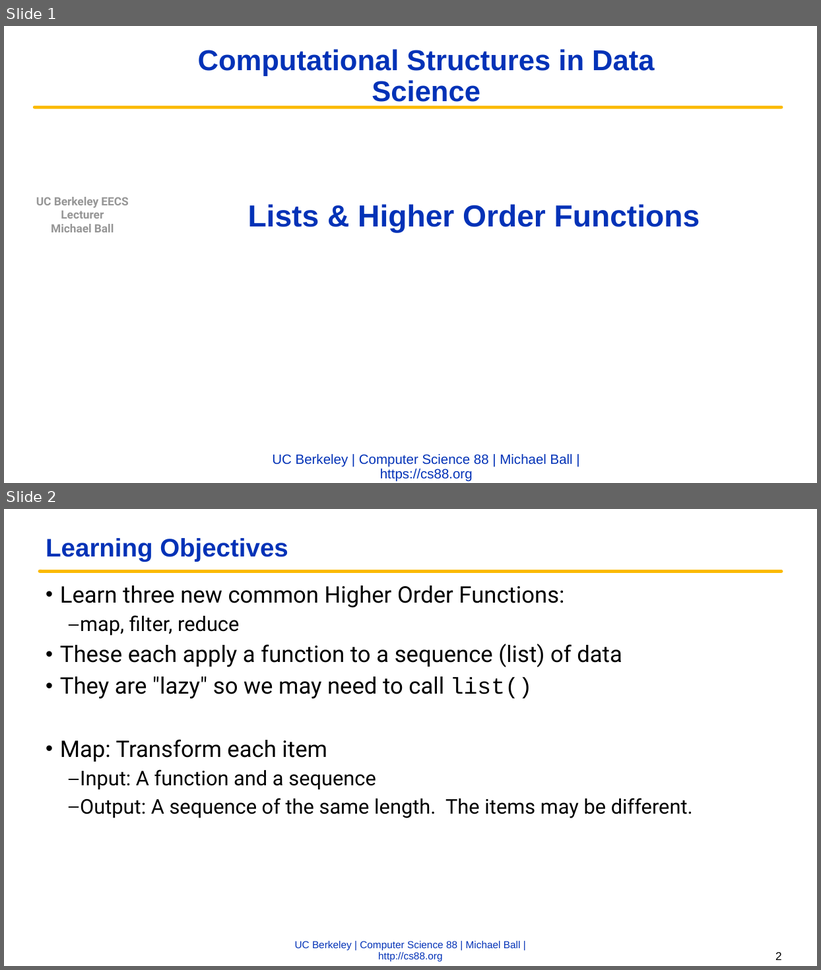
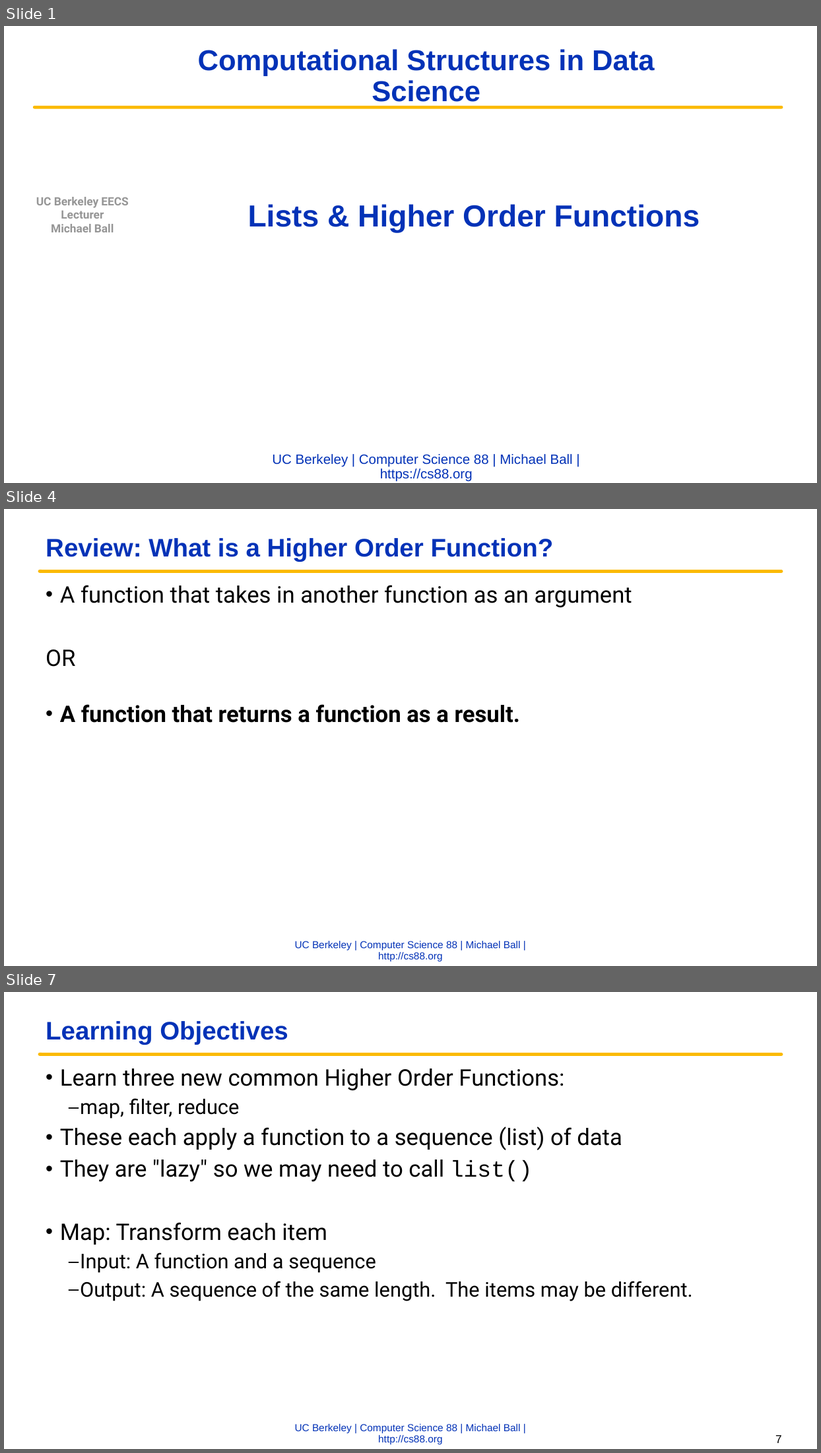
Before and after one commit to cs88-website/fa22, a slide deck: assets/slides/fa22/06-Lists_HOFs.pptx. Shown one above the other, each under a label of ours: slides 1 and 2 before the commit, slides 1, 4 and 7 after it; the slides between them are not shown. The pictures are 821x970 and 821x1453 pixels, drawn with LibreOffice and Linux fonts; fonts in the diff are those of the drawing; background and template pictures are left out. Boxes give left, top, right and bottom in pixels: in the first picture for what was removed or moved away, otherwise in the second. Text is boxed around its words. In the diff, an @@ line names an element or a change of style, - is before the commit and + after.

```diff
--- a/assets/slides/fa22/06-Lists_HOFs.pptx
+++ b/assets/slides/fa22/06-Lists_HOFs.pptx
@@ slide 4 added at (x1=4, y1=509, x2=817, y2=966), background #FFFFFF; not listed: 2 template elements that a slide beside it also shows @@
@@ title added at (x1=46, y1=538, x2=554, y2=562), 30 pt, text #0332B7, bold @@
+Review: What is a Higher Order Function?
@@ text added at (x1=46, y1=585, x2=632, y2=723), 27 pt, text #000000 @@
+• A function that takes in another function as an argument
+OR
+• A function that returns a function as a result.
@@ what was slide 2 is now slide 7 @@
@@ page number at (x1=776, y1=1436, x2=782, y2=1443): text changed @@
-2
+7
```
Also in this commit, not shown: 5 slides changed, 6 other slides added, 1 slide removed, 4 other files.
